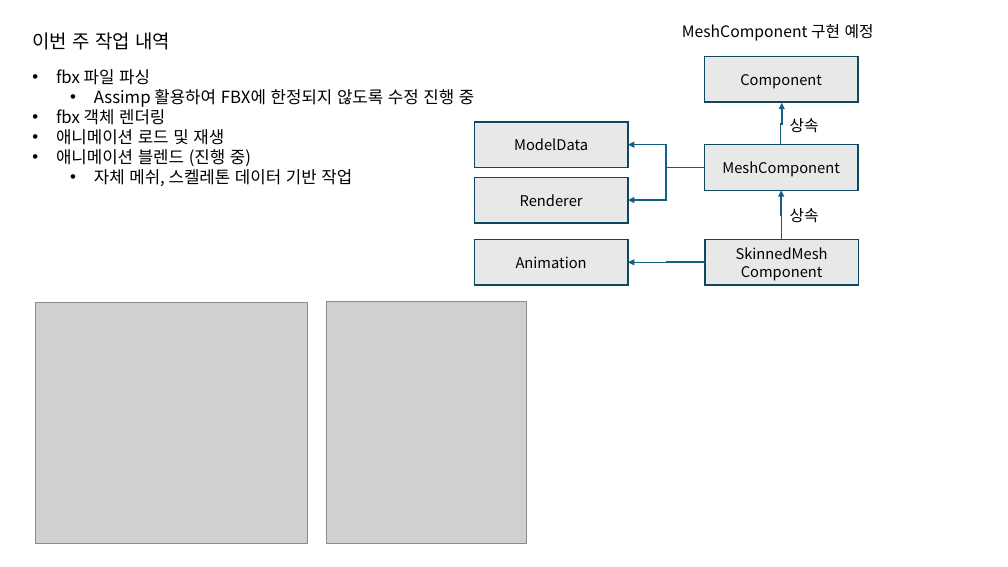
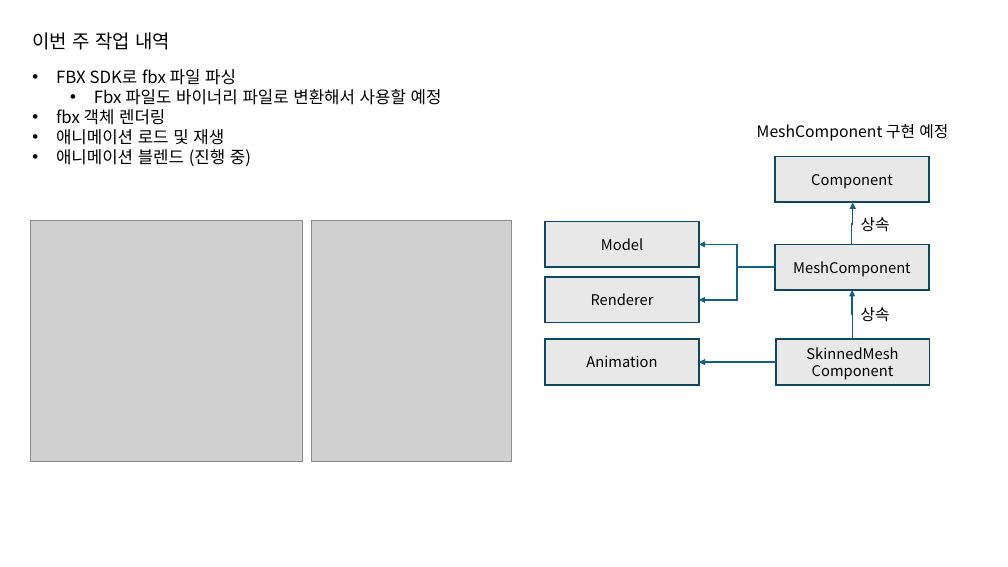
Before and after one commit to jhk0701/PA26-Character-Animation-Parkour, a slide deck: slide 4 of PPT/week1.pptx. Drawn at 1008x567 pixels with LibreOffice and Linux fonts; fonts in the diff are those of the drawing; grey boxes stand for pictures. Boxes give left, top, right and bottom in pixels: in the first picture for what was removed or moved away, otherwise in the second. Text is boxed around its words. In the diff, an @@ line names an element or a change of style, - is before the commit and + after.

```diff
--- a/PPT/week1.pptx
+++ b/PPT/week1.pptx
@@ text at box(56, 69, 442, 105): text changed @@
-• fbx 파일 파싱
-  • Assimp 활용하여 FBX에 한정되지 않도록 수정 진행 중
+• FBX SDK로 fbx 파일 파싱
+  • Fbx 파일도 바이너리 파일로 변환해서 사용할 예정
@@ text "MeshComponent 구현 예정": place and size @@
-text "MeshComponent 구현 예정" at box(682, 24, 874, 41)
+text "MeshComponent 구현 예정" at box(757, 124, 948, 141)
@@ rectangle removed at box(474, 122, 628, 167) @@
-ModelData
@@ text at box(94, 169, 352, 186): paragraph removed @@
-  • 자체 메쉬, 스켈레톤 데이터 기반 작업
@@ 5 rectangles, 5 elbow arrows, 2 texts: place and size @@
-5 rectangles, 5 elbow arrows, 2 texts at box(474, 57, 858, 285)
+5 rectangles, 5 elbow arrows, 2 texts at box(545, 157, 929, 385)
@@ picture: place and size @@
-picture at box(36, 302, 308, 544)
+picture at box(30, 221, 302, 462)
@@ picture: place and size @@
-picture at box(326, 302, 526, 544)
+picture at box(312, 220, 512, 462)
@@ rectangle added at box(545, 222, 699, 267), fill #E8E8E8, outline #104760 1.5 pt, 14 pt, text #000000 @@
+Model
```
Also in this commit, not shown: 3 other slides changed, 2 other files.
